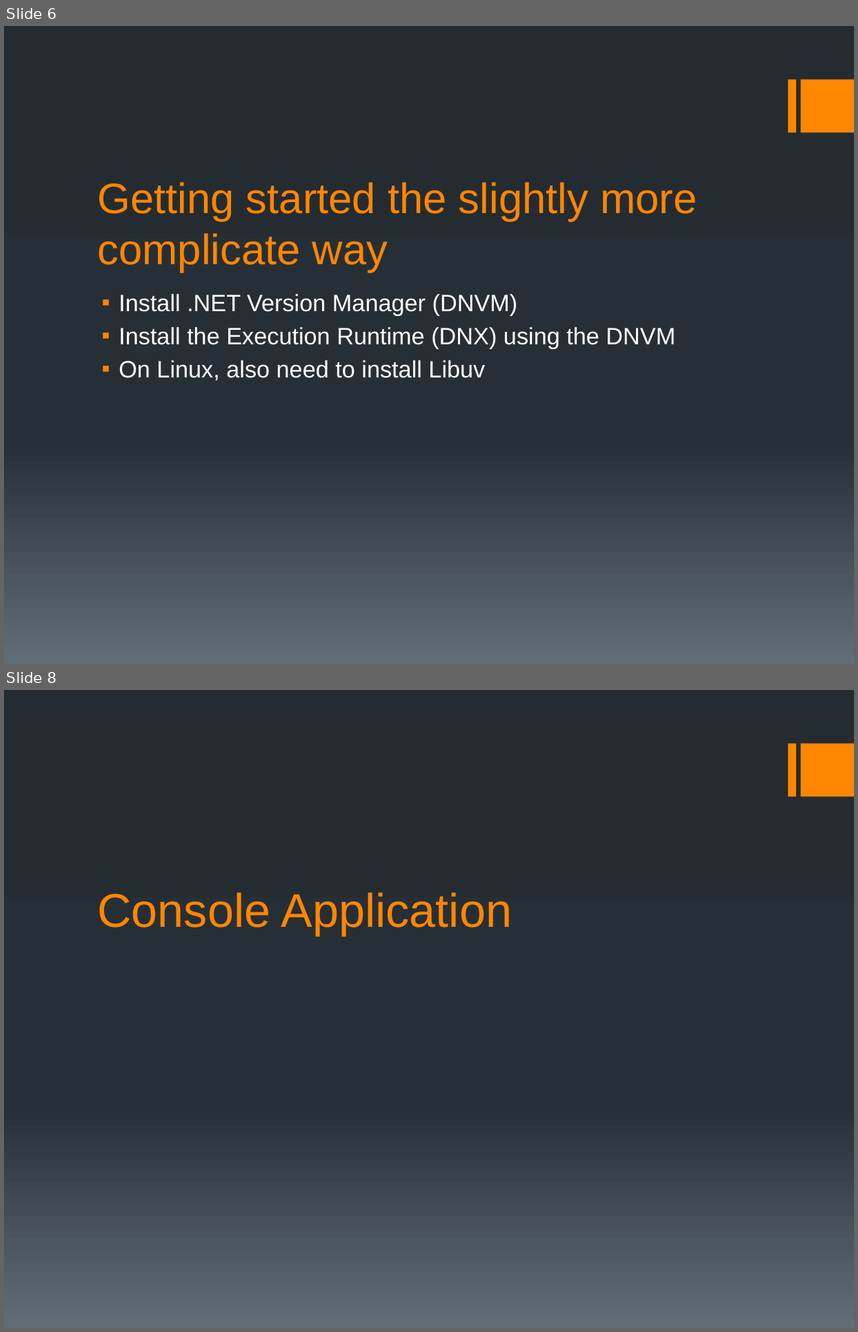
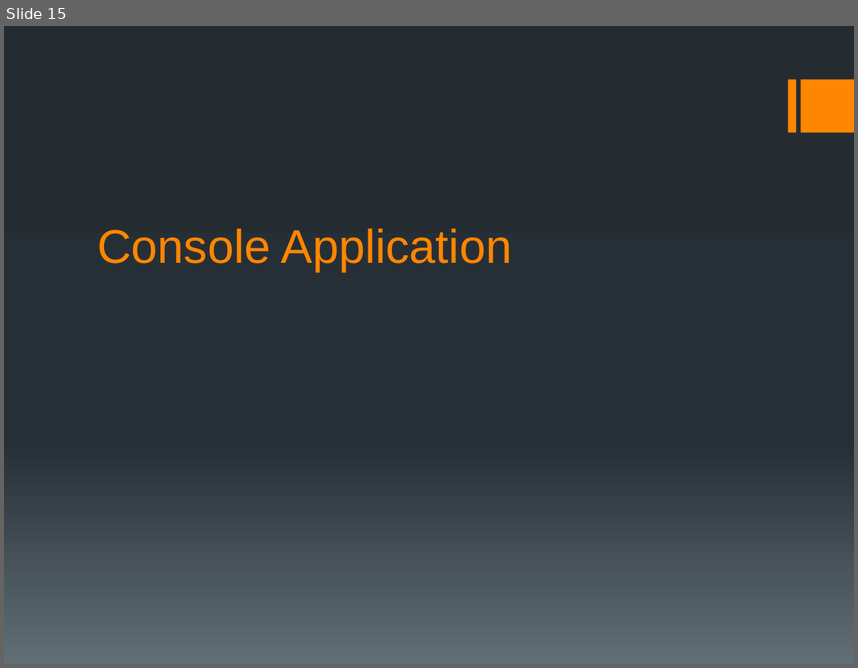
Before and after one commit to simonech/MeetASPNETCoreAtCG16, a slide deck: MeetASPNETCore.pptx. Shown one above the other, each under a label of ours: slides 6 and 8 before the commit, slide 15 after it; the slides between them are not shown. The pictures are 858x1332 and 858x668 pixels, drawn with LibreOffice and Linux fonts; fonts in the diff are those of the drawing. Boxes give left, top, right and bottom in pixels: in the first picture for what was removed or moved away, otherwise in the second. Text is boxed around its words. In the diff, an @@ line names an element or a change of style, - is before the commit and + after.

```diff
--- a/MeetASPNETCore.pptx
+++ b/MeetASPNETCore.pptx
@@ slide 6 removed at (4, 26, 854, 664), background gradient #242C33 to #273037 to #636D76; not listed: 2 template elements that a slide beside it also shows @@
@@ title removed at (98, 182, 697, 272) @@
-Getting started the slightly more complicate way
@@ text removed at (119, 294, 675, 381) @@
-▪ Install .NET Version Manager (DNVM)
-▪ Install the Execution Runtime (DNX) using the DNVM
-▪ On Linux, also need to install Libuv
@@ what was slide 8 is now slide 15 @@
```
Also in this commit, not shown: 9 slides changed, 9 slides added, 1 other slide removed, 18 other files.
